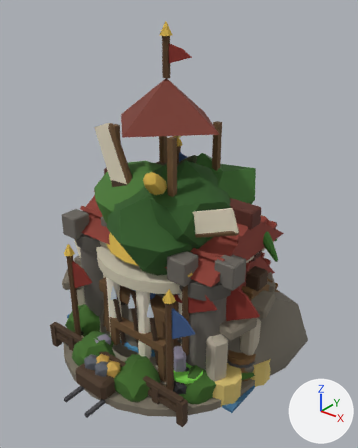
The glTF model game/assets/models/mapobj.glb: old version first, new version second.
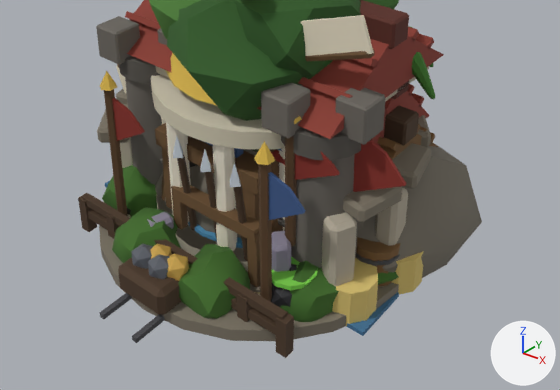
There are two pictures of each version: one whole from a camera (50 mm lens) standing at (0.992, -1.179, 1.226) and looking at (0.022, 0.033, 0.474), one close up on the part from 0% to 100% of the width and 44% to 100% of the height. Lighting does not change. The marker at lower right points along +X, +Y and +Z. The older version's two pictures come first.

The scene before the commit, as lines of its bpy script (objects in view):
```python
ob_obj_magic_shrine = bpy.data.objects.new('obj_magic_shrine', me_cone_094)
ob_obj_magic_shrine.location = (0.0, 0.0, 0.0)
ob_obj_shrine_att = bpy.data.objects.new('obj_shrine_att', me_cone_009)
ob_obj_shrine_att.location = (0.0, 0.0, 0.0)
ob_obj_temple = bpy.data.objects.new('obj_temple', me_cone_077)
ob_obj_temple.location = (0.0, 0.0, 0.0)
# also in view: 'obj_trading_post' at (0.014, 0.03, 0.22); 'obj_mine' at (0.008, -0.011, 0.137); 'obj_arena' at (0.0, 0.0, 0.22); 'obj_windmill' at (0.0, 0.036, 0.419); 'obj_watermill' at (0.0, 0.055, 0.219)
```
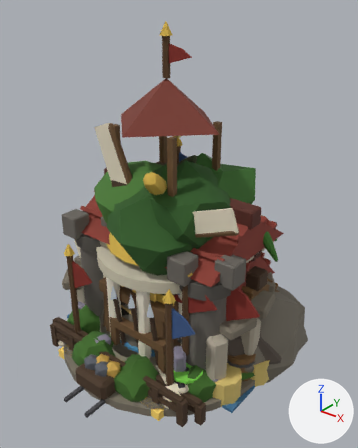
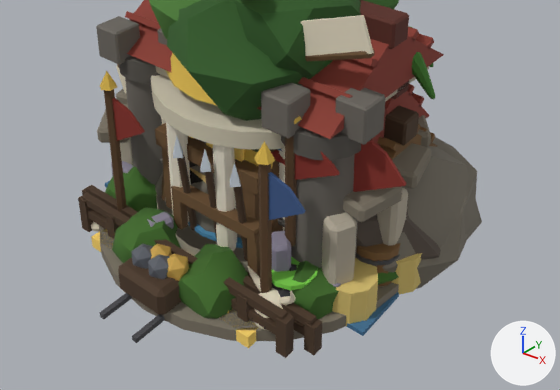
Boxes (x1, y1, x2, y2) around the edits, measured in the close-ups (560 x 390 px):
'obj_dwarf_treasury', added (mostly hidden): after (91, 136, 477, 348)
    faces in mat_m_7a7468 (grey #7a7468): (416, 137, 477, 289)
    faces in mat_box_276_m (yellow #ffd86a): (91, 136, 259, 348)
    faces in mat_cone_8_m (yellow #d8b44a): (244, 149, 273, 169)
'obj_dragon_hoard', added: after (91, 201, 441, 330)
    faces in mat_m_5a5048 (brown #5a5048): (357, 201, 441, 259)
    faces in mat_m_e6dcc4_001 (pale yellow #e6dcc4): (91, 221, 296, 305)
    faces in mat_m_e6dcc4 (pale yellow #e6dcc4): (253, 288, 283, 330)
'obj_dwelling', added (mostly hidden): after (82, 167, 322, 355)
    faces in mat_box_7_m (brown #4a3624): (82, 185, 322, 355)
'obj_crypt', added (mostly hidden): after (111, 92, 413, 287)
    faces in mat_box_269_m (grey #8a8494): (111, 161, 341, 287)

The change, as a diff of the scene's bpy script:
```diff
--- a/game/assets/models/mapobj.glb.py
+++ b/game/assets/models/mapobj.glb.py
@@ ob_obj_dragon_hoard @@
+ob_obj_dragon_hoard = bpy.data.objects.new('obj_dragon_hoard', me_icosphere_086)  # 834 vertices, 1584 faces; spans x -0.431..0.445, y -0.368..0.489, z -0.21..0.58; in mat_m_5a5048 (brown #5a5048), mat_m_1a1612 (black #1a1612), mat_m_d8b44a_002 (yellow #d8b44a), mat_box_276_m (yellow #ffd86a), mat_m_e6dcc4 (pale yellow #e6dcc4), mat_m_e6dcc4_001 (pale yellow #e6dcc4), mat_m_8a2f26 (red #8a2f26)
+ob_obj_dragon_hoard.location = (0.0, 0.0, 0.0)
@@ ob_obj_dwarf_treasury @@
+ob_obj_dwarf_treasury = bpy.data.objects.new('obj_dwarf_treasury', me_icosphere_081)  # 246 vertices, 440 faces; spans x -0.464..0.474, y -0.34..0.472, z -0.194..0.33; in mat_m_7a7468 (grey #7a7468), mat_box_273_m (grey #9a9282), mat_box_1_m (black #1a1612), mat_cone_8_m (yellow #d8b44a), mat_box_276_m (yellow #ffd86a), mat_m_d8b44a_002 (yellow #d8b44a)
+ob_obj_dwarf_treasury.location = (0.0, 0.0, 0.0)
@@ ob_obj_crypt @@
+ob_obj_crypt = bpy.data.objects.new('obj_crypt', me_cube_237)  # 520 vertices, 952 faces; spans x -0.355..0.345, y -0.338..0.3, z -0.04..0.577; in mat_box_263_m (grey #6a6672), mat_box_264_m (dark grey #4e4a56), mat_prism_265_m (dark grey #3e3a46), mat_box_266_m (dark grey #2a2630), mat_box_268_m (black #141018), mat_m_e6dcc4 (pale yellow #e6dcc4), mat_m_1a1612 (black #1a1612), mat_box_269_m (grey #8a8494), mat_m_9aa0a8 (grey #9aa0a8), mat_m_3a4a2a (dark green #3a4a2a)
+ob_obj_crypt.location = (0.0, 0.0, 0.0)
@@ ob_obj_dwelling @@
+ob_obj_dwelling = bpy.data.objects.new('obj_dwelling', me_cone_117)  # 388 vertices, 656 faces; spans x -0.352..0.352, y -0.272..0.31, z 0.0..0.46; in mat_k_a89878 (beige #a89878), mat_k_b89a5a (orange #b89a5a), mat_k_7d7566 (brown #7d7566), mat_box_7_m (brown #4a3624), mat_box_43_m (orange #ffcf7a), mat_k_5a4026 (brown #5a4026), mat_cone_8_m (yellow #d8b44a), mat_m_8a2f26 (red #8a2f26), mat_k_d8c070 (yellow #d8c070)
+ob_obj_dwelling.location = (0.0, 0.0, 0.0)
```
